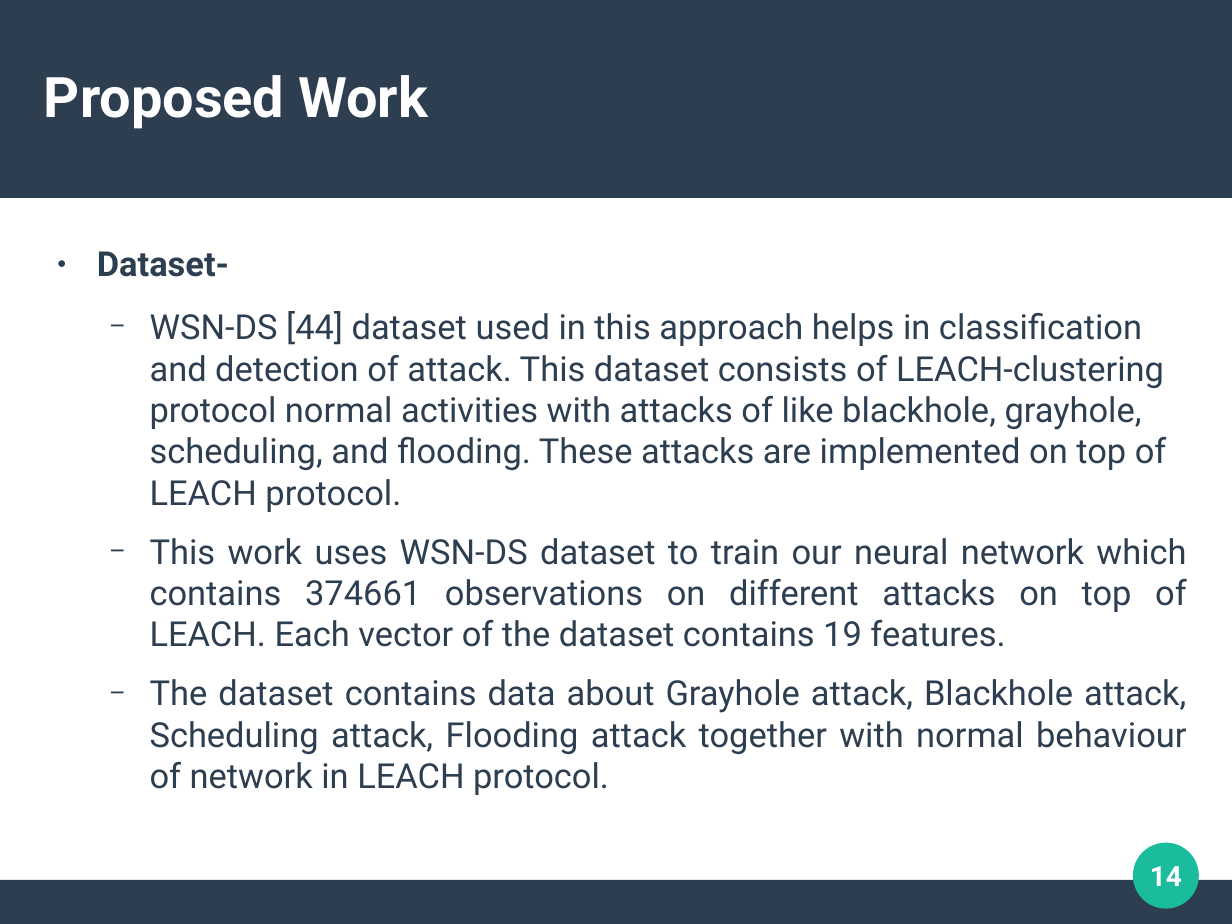
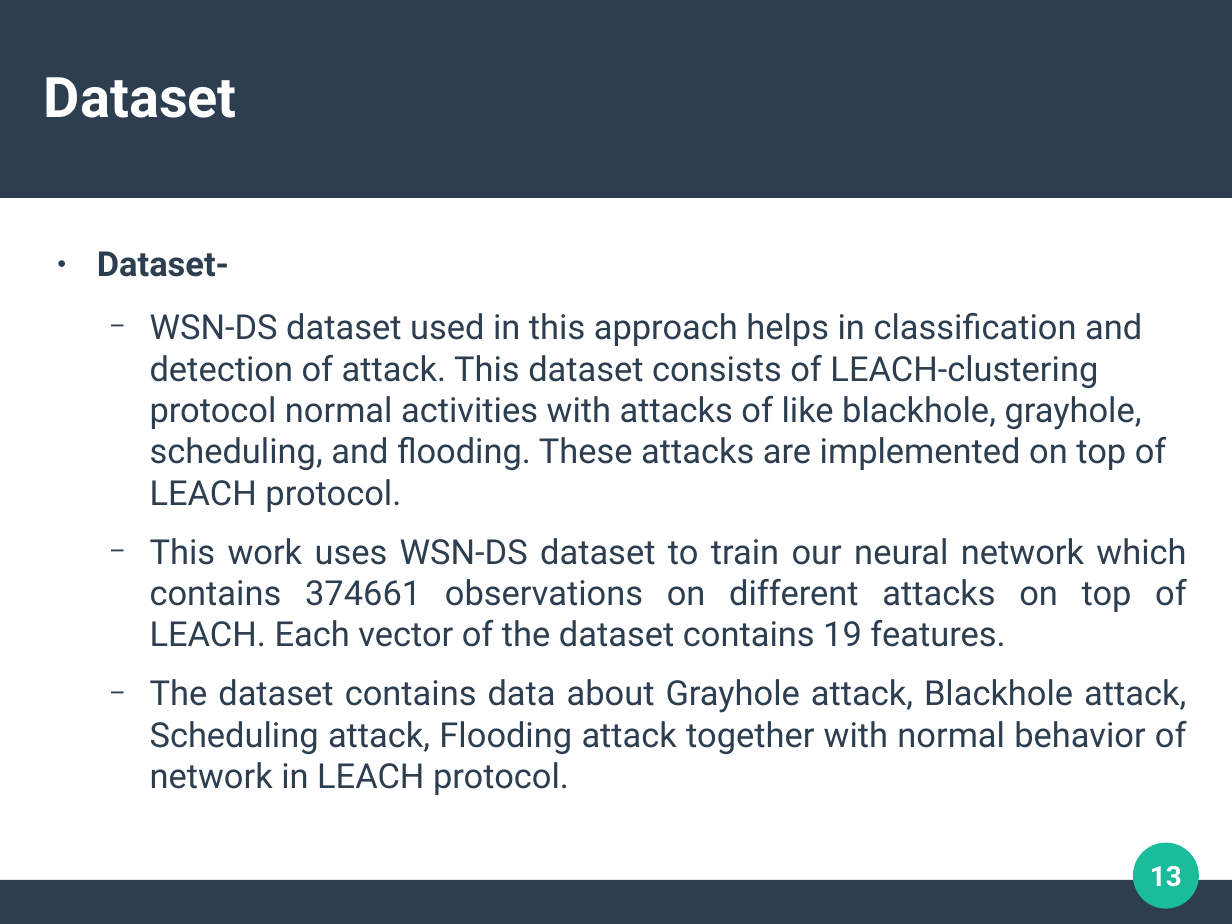
Before and after one commit to mysterious-29/Thesis, a slide deck: slide 13 of PPT/Final.odp (slide 14 before the commit). Drawn at 1232x924 pixels with LibreOffice and Linux fonts; fonts in the diff are those of the drawing. Boxes give left, top, right and bottom in pixels: in the first picture for what was removed or moved away, otherwise in the second. Text is boxed around its words. In the diff, an @@ line names an element or a change of style, - is before the commit and + after.

Commit message:
final ppt updated

```diff
--- a/PPT/Final.odp
+++ b/PPT/Final.odp
@@ title at (44,77,237,118): text changed @@
-Proposed Work
+Dataset
@@ text at (150,313,1167,512): text changed @@
-  − WSN-DS [44] dataset used in this approach helps in classification and detection of attack. This dataset consists of LEACH-clustering protocol normal activities with attacks of like blackhole, grayhole, scheduling, and flooding. These attacks are implemented on top of LEACH protocol.
+  − WSN-DS dataset used in this approach helps in classification and detection of attack. This dataset consists of LEACH-clustering protocol normal activities with attacks of like blackhole, grayhole, scheduling, and flooding. These attacks are implemented on top of LEACH protocol.
@@ text at (150,679,1187,795): text changed @@
-  − The dataset contains data about Grayhole attack, Blackhole attack, Scheduling attack, Flooding attack together with normal behaviour of network in LEACH protocol.
+  − The dataset contains data about Grayhole attack, Blackhole attack, Scheduling attack, Flooding attack together with normal behavior of network in LEACH protocol.
@@ page number at (1150,866,1182,887): text changed @@
-14
+13
```
Also in this commit, not shown: 6 other slides changed, 7 slides added, 2 slides removed, 3 other files.
